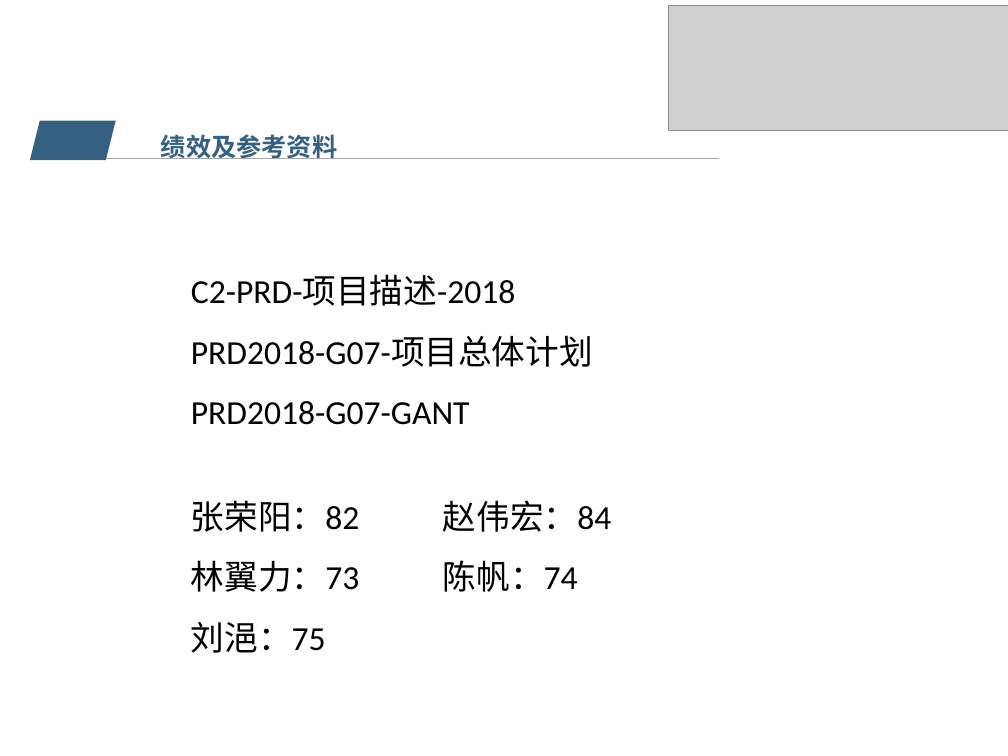
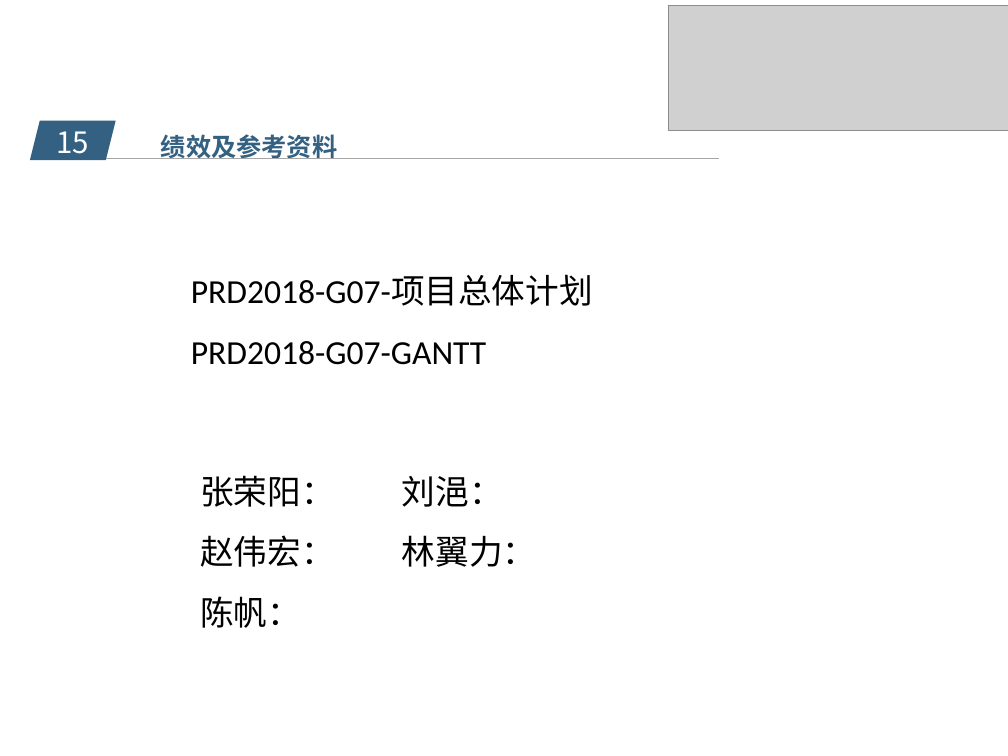
Before and after one commit to popopoi/PRD2018-G07, a slide deck: slide 23 of 受控文档/项目计划/PRD2018-G07-项目计划PPT.pptx (slide 12 before the commit). Drawn at 1008x756 pixels with LibreOffice and Linux fonts; fonts in the diff are those of the drawing; grey boxes stand for pictures; background and template pictures are left out. Boxes give left, top, right and bottom in pixels: in the first picture for what was removed or moved away, otherwise in the second. Text is boxed around its words. In the diff, an @@ line names an element or a change of style, - is before the commit and + after.

Commit message:
修订［PRD2018-G07-可行性分析报告］（修改了预算表） 修订［PRD2018-G07-需求工程项目计划］（修改了预算表／采购表） 修订［PRD2018-G07-成本管理计划］（修改了预算表） 修订［PRD2018-G07-配置管理计划］（修改了会议文档的上传规范） 修订［PRD2018-G07-采购管理计划］（修改了采购表） 修订［PRD2018-G07-项目计划PPT］（丰富和完善了内容）

```diff
--- a/受控文档/项目计划/PRD2018-G07-项目计划PPT.pptx
+++ b/受控文档/项目计划/PRD2018-G07-项目计划PPT.pptx
@@ text added at bbox=[56, 131, 89, 161], 21 pt, text #FFFFFF @@
+15
@@ text at bbox=[191, 276, 516, 306]: paragraph removed @@
-C2-PRD-项目描述-2018
@@ text at bbox=[191, 341, 487, 365]: text changed @@
-PRD2018-G07-GANT
+PRD2018-G07-GANTT
@@ text at bbox=[200, 475, 536, 628]: text changed @@
-张荣阳：82 赵伟宏：84
-林翼力：73 陈帆：74
-刘浥：75
+张荣阳： 刘浥：
+赵伟宏： 林翼力：
+陈帆：
```
Also in this commit, not shown: 5 other slides changed, 14 slides added, 3 slides removed, 5 other files.
